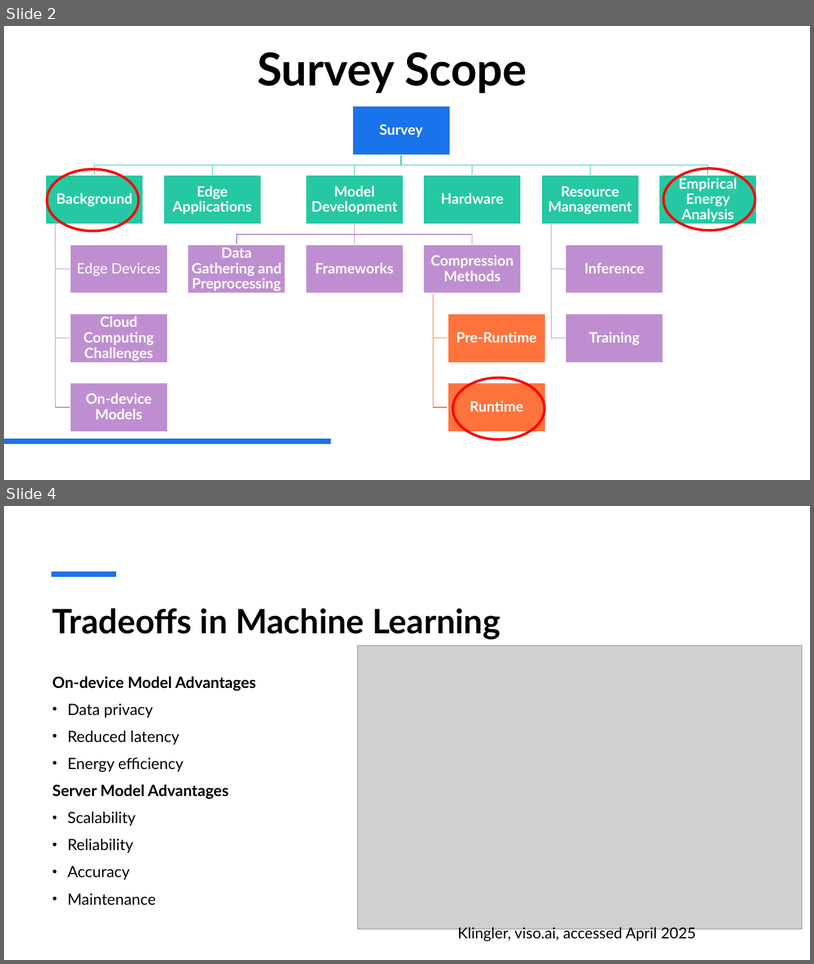
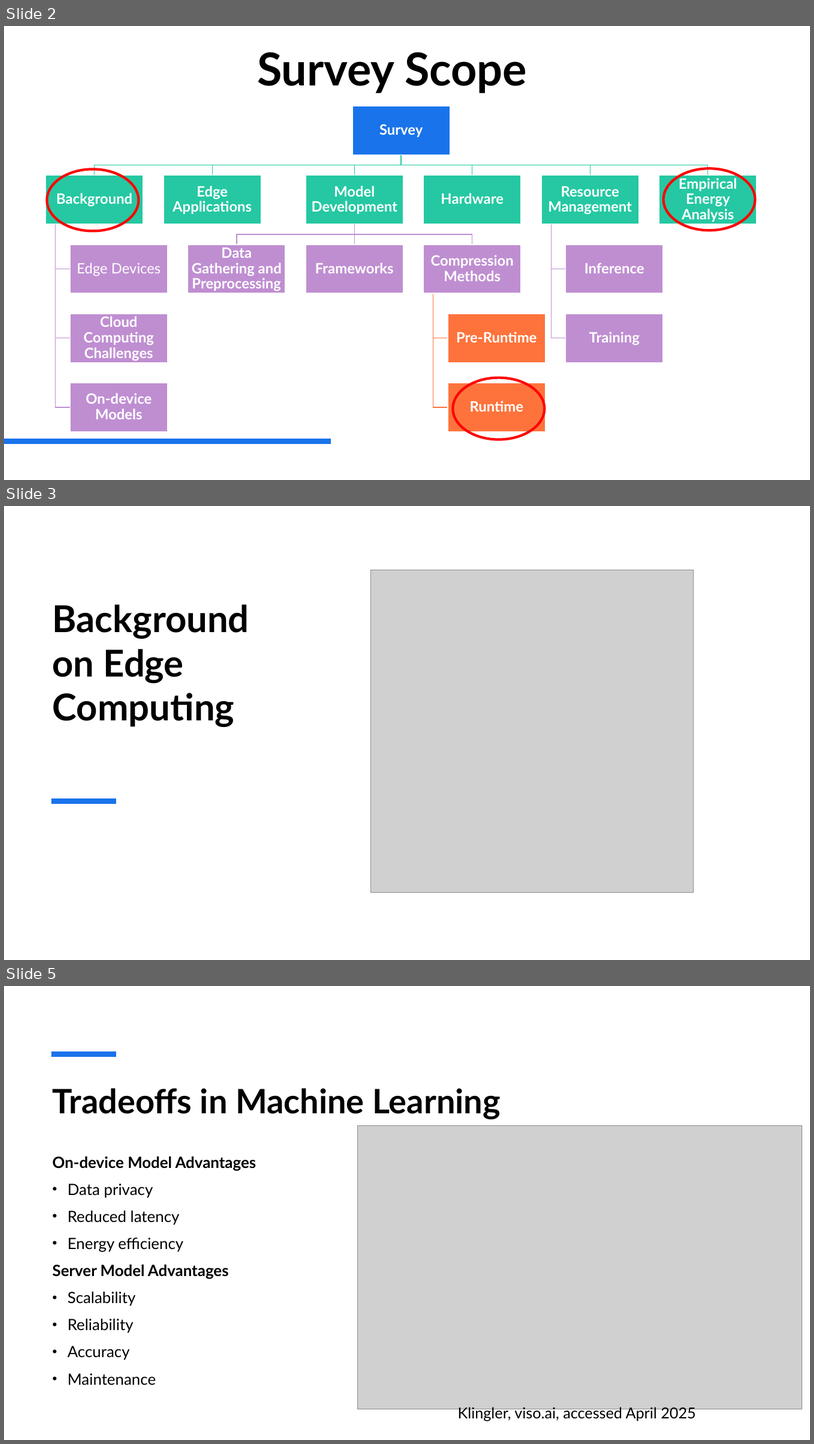
Before and after one commit to johne16/ML_survey_paper, a slide deck: Machine Learning on Edge Devices.pptx. Shown one above the other, each under a label of ours: slides 2 and 4 before the commit, slides 2, 3 and 5 after it; the slides between them are not shown. The pictures are 814x964 and 814x1444 pixels, drawn with LibreOffice and Linux fonts; fonts in the diff are those of the drawing; grey boxes stand for pictures. Boxes give left, top, right and bottom in pixels: in the first picture for what was removed or moved away, otherwise in the second. Text is boxed around its words. In the diff, an @@ line names an element or a change of style, - is before the commit and + after.

```diff
--- a/Machine Learning on Edge Devices.pptx
+++ b/Machine Learning on Edge Devices.pptx
@@ slide 3 added at <box>4,506,810,960</box>, background #FFFFFF @@
@@ picture added at <box>371,570,693,892</box> @@
@@ title added at <box>53,604,249,727</box>, 44 pt, text #000000, bold @@
+Background on Edge Computing
@@ line added from (51, 801) to (116, 801), #1973EB 6 pt @@
@@ what was slide 4 is now slide 5 @@
```
Also in this commit, not shown: 1 slide changed, 2 other slides added.
